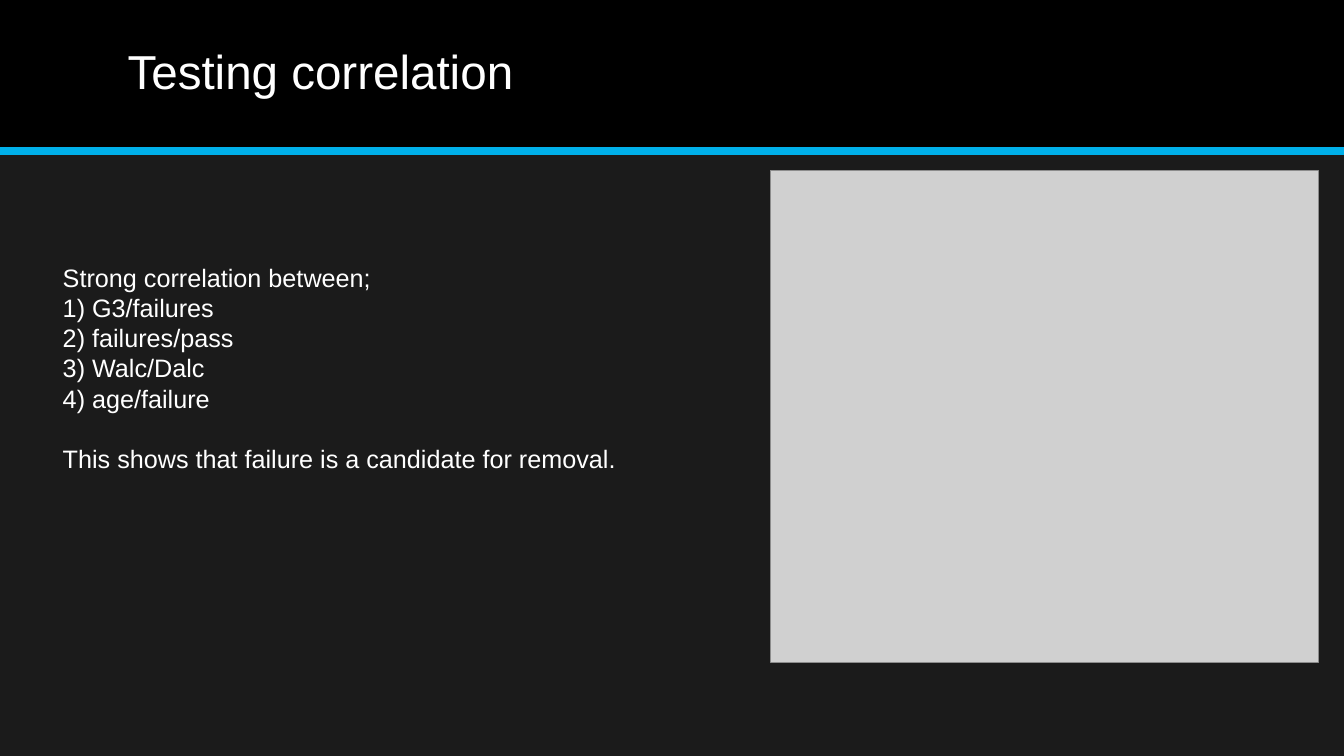
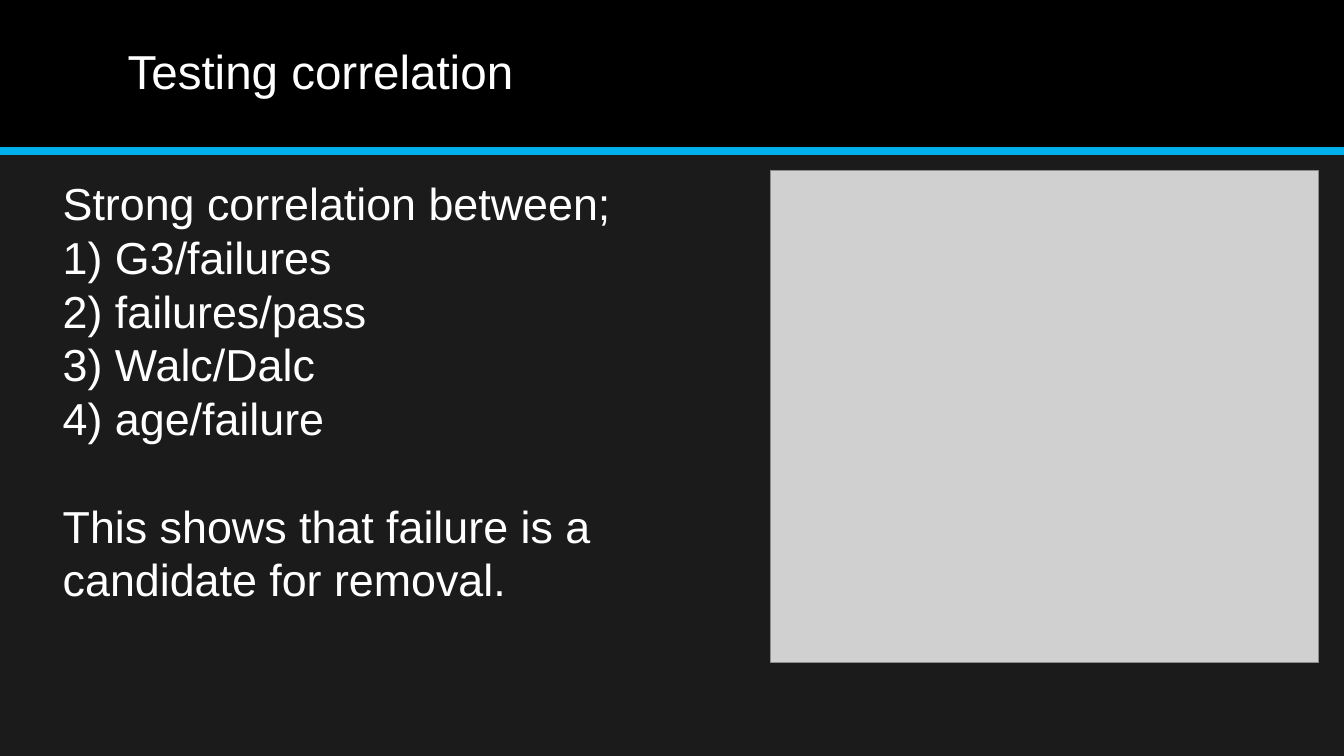
Before and after one commit to aajunwa/capstone, a slide deck: slide 10 of Student Alcohol Consumption Data Science Project.pptx (slide 7 before the commit). Drawn at 1344x756 pixels with LibreOffice and Linux fonts; fonts in the diff are those of the drawing; grey boxes stand for pictures. Boxes give left, top, right and bottom in pixels: in the first picture for what was removed or moved away, otherwise in the second. Text is boxed around its words. In the diff, an @@ line names an element or a change of style, - is before the commit and + after.

```diff
--- a/Student Alcohol Consumption Data Science Project.pptx
+++ b/Student Alcohol Consumption Data Science Project.pptx
@@ text "Strong correlation between;": place and size @@
-text "Strong correlation between;" at (63, 268, 616, 469)
+text "Strong correlation between;" at (63, 187, 611, 597)
@@ text "Strong correlation between;" at (63, 187, 611, 597): size 18 to 32 pt @@
```
Also in this commit, not shown: 16 other slides changed, 3 slides added, 3 slides removed, 2 other files.
